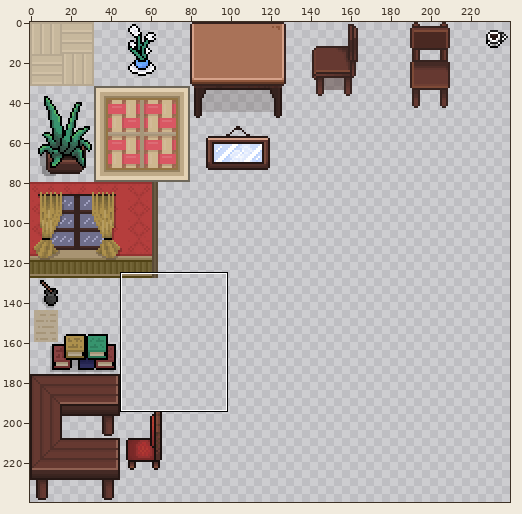
Two states of a sprite sheet, Asset/Tiles/Furniture.png. Above, an overview of the earlier version with the close-up marked.
Close-up. Earlier state:
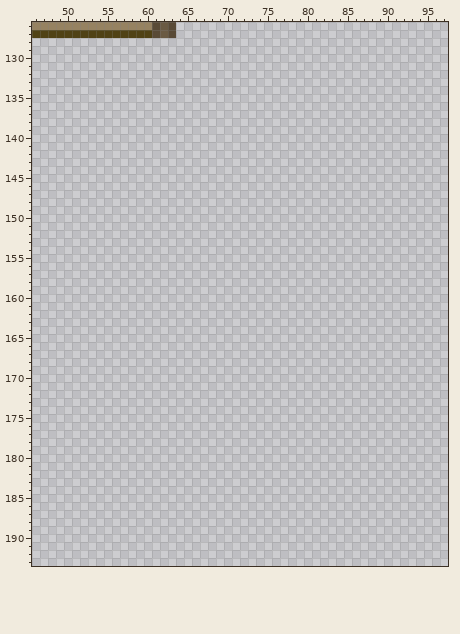
The file is 240x240 pixels. Colours within 5 levels of each other are drawn and written as one. Shown: x 46..97, y 126..193. The commit also changed other parts of the picture, which this record leaves out.
Now the later version:
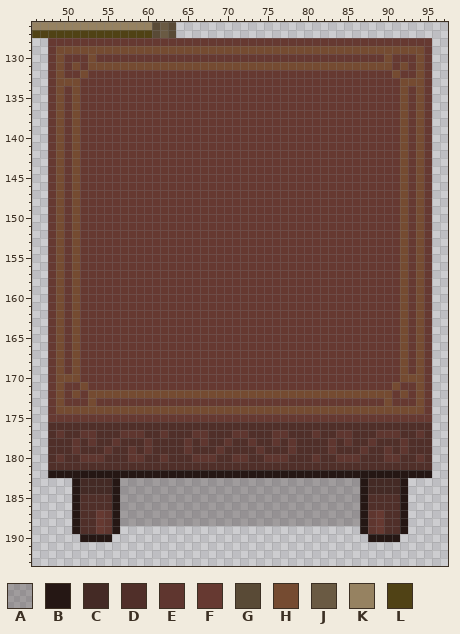
Palette (. is transparent): A #25171445  B #251714  C #442a25  D #502f29  E #5f362f  F #663931  G #594a36  H #754b31  J #6a5a43  K #968261  L #504215
From old to new:
Changed rows in their new state; - is an unchanged pixel.
first column x 48:
128 FFFFFFFFFFFFFFFFFFFFFFFFFFFFFFFFFFFFFFFFFFFFFFFF
129 FHHHHHHHHHHHHHHHHHHHHHHHHHHHHHHHHHHHHHHHHHHHHHHF
130 FHFFFHFFFFFFFFFFFFFFFFFFFFFFFFFFFFFFFFFFFFHFFFHF
131 FHFHFHHHHHHHHHHHHHHHHHHHHHHHHHHHHHHHHHHHHHHFHFHF
132 FHFFHFFFFFFFFFFFFFFFFFFFFFFFFFFFFFFFFFFFFFFHFFHF
133 FHHHFFFFFFFFFFFFFFFFFFFFFFFFFFFFFFFFFFFFFFFFHHHF
134 FHFHFFFFFFFFFFFFFFFFFFFFFFFFFFFFFFFFFFFFFFFFHFHF
135 FHFHFFFFFFFFFFFFFFFFFFFFFFFFFFFFFFFFFFFFFFFFHFHF
136 FHFHFFFFFFFFFFFFFFFFFFFFFFFFFFFFFFFFFFFFFFFFHFHF
137 FHFHFFFFFFFFFFFFFFFFFFFFFFFFFFFFFFFFFFFFFFFFHFHF
138 FHFHFFFFFFFFFFFFFFFFFFFFFFFFFFFFFFFFFFFFFFFFHFHF
139 FHFHFFFFFFFFFFFFFFFFFFFFFFFFFFFFFFFFFFFFFFFFHFHF
140 FHFHFFFFFFFFFFFFFFFFFFFFFFFFFFFFFFFFFFFFFFFFHFHF
141 FHFHFFFFFFFFFFFFFFFFFFFFFFFFFFFFFFFFFFFFFFFFHFHF
142 FHFHFFFFFFFFFFFFFFFFFFFFFFFFFFFFFFFFFFFFFFFFHFHF
143 FHFHFFFFFFFFFFFFFFFFFFFFFFFFFFFFFFFFFFFFFFFFHFHF
144 FHFHFFFFFFFFFFFFFFFFFFFFFFFFFFFFFFFFFFFFFFFFHFHF
145 FHFHFFFFFFFFFFFFFFFFFFFFFFFFFFFFFFFFFFFFFFFFHFHF
146 FHFHFFFFFFFFFFFFFFFFFFFFFFFFFFFFFFFFFFFFFFFFHFHF
147 FHFHFFFFFFFFFFFFFFFFFFFFFFFFFFFFFFFFFFFFFFFFHFHF
148 FHFHFFFFFFFFFFFFFFFFFFFFFFFFFFFFFFFFFFFFFFFFHFHF
149 FHFHFFFFFFFFFFFFFFFFFFFFFFFFFFFFFFFFFFFFFFFFHFHF
150 FHFHFFFFFFFFFFFFFFFFFFFFFFFFFFFFFFFFFFFFFFFFHFHF
151 FHFHFFFFFFFFFFFFFFFFFFFFFFFFFFFFFFFFFFFFFFFFHFHF
152 FHFHFFFFFFFFFFFFFFFFFFFFFFFFFFFFFFFFFFFFFFFFHFHF
153 FHFHFFFFFFFFFFFFFFFFFFFFFFFFFFFFFFFFFFFFFFFFHFHF
154 FHFHFFFFFFFFFFFFFFFFFFFFFFFFFFFFFFFFFFFFFFFFHFHF
155 FHFHFFFFFFFFFFFFFFFFFFFFFFFFFFFFFFFFFFFFFFFFHFHF
156 FHFHFFFFFFFFFFFFFFFFFFFFFFFFFFFFFFFFFFFFFFFFHFHF
157 FHFHFFFFFFFFFFFFFFFFFFFFFFFFFFFFFFFFFFFFFFFFHFHF
158 FHFHFFFFFFFFFFFFFFFFFFFFFFFFFFFFFFFFFFFFFFFFHFHF
159 FHFHFFFFFFFFFFFFFFFFFFFFFFFFFFFFFFFFFFFFFFFFHFHF
160 FHFHFFFFFFFFFFFFFFFFFFFFFFFFFFFFFFFFFFFFFFFFHFHF
161 FHFHFFFFFFFFFFFFFFFFFFFFFFFFFFFFFFFFFFFFFFFFHFHF
162 FHFHFFFFFFFFFFFFFFFFFFFFFFFFFFFFFFFFFFFFFFFFHFHF
163 FHFHFFFFFFFFFFFFFFFFFFFFFFFFFFFFFFFFFFFFFFFFHFHF
164 FHFHFFFFFFFFFFFFFFFFFFFFFFFFFFFFFFFFFFFFFFFFHFHF
165 FHFHFFFFFFFFFFFFFFFFFFFFFFFFFFFFFFFFFFFFFFFFHFHF
166 FHFHFFFFFFFFFFFFFFFFFFFFFFFFFFFFFFFFFFFFFFFFHFHF
167 FHFHFFFFFFFFFFFFFFFFFFFFFFFFFFFFFFFFFFFFFFFFHFHF
168 FHFHFFFFFFFFFFFFFFFFFFFFFFFFFFFFFFFFFFFFFFFFHFHF
169 FHFHFFFFFFFFFFFFFFFFFFFFFFFFFFFFFFFFFFFFFFFFHFHF
170 FHHHFFFFFFFFFFFFFFFFFFFFFFFFFFFFFFFFFFFFFFFFHHHF
171 FHFFHFFFFFFFFFFFFFFFFFFFFFFFFFFFFFFFFFFFFFFHFFHF
172 FHFHFHHHHHHHHHHHHHHHHHHHHHHHHHHHHHHHHHHHHHHFHFHF
173 FHFFFHFFFFFFFFFFFFFFFFFFFFFFFFFFFFFFFFFFFFHFFFHF
174 FHHHHHHHHHHHHHHHHHHHHHHHHHHHHHHHHHHHHHHHHHHHHHHF
175 FFFFFFFFFFFFFFFFFFFFFFFFFFFFFFFFFFFFFFFFFFFFFFFF
176 DDDDDDDDDDDDDDDDDDDDDDDDDDDDDDDDDDDDDDDDDDDDDDDD
177 DEDDEEDDDEEEDDEDDDEEDDDEEDDDEEDDDEDDEEDDDEEEDDED
178 DDDEDEDDEDDDEDDDDEDEDDEDDEDDEDEDDDDEDEDDEDDDEDDD
179 DDDEDDDEDDEDEDDDDEDDDEDDDDEDDDEDDDDEDDDEDDEDEDDD
180 DEDDEEEDDDEEDDEDDDEEEDDEEDDEEEDDDEDDEEEDDDEEDDED
181 DDDDDDDDDDDDDDDDDDDDDDDDDDDDDDDDDDDDDDDDDDDDDDDD
182 BBBBBBBBBBBBBBBBBBBBBBBBBBBBBBBBBBBBBBBBBBBBBBBB
183 ---BCCCCBAAAAAAAAAAAAAAAAAAAAAAAAAAAAAABCCCCB---
184 ---BCCCCBAAAAAAAAAAAAAAAAAAAAAAAAAAAAAABCCCCB---
185 ---BDDDDBAAAAAAAAAAAAAAAAAAAAAAAAAAAAAABDDDDB---
186 ---BDDDDBAAAAAAAAAAAAAAAAAAAAAAAAAAAAAABDDDDB---
187 ---BDDFEBAAAAAAAAAAAAAAAAAAAAAAAAAAAAAABEFDDB---
188 ---BDDFEBAAAAAAAAAAAAAAAAAAAAAAAAAAAAAABEFDDB---
189 ---BDDFEB------------------------------BEFDDB---
190 ----BBBB--------------------------------BBBB----
